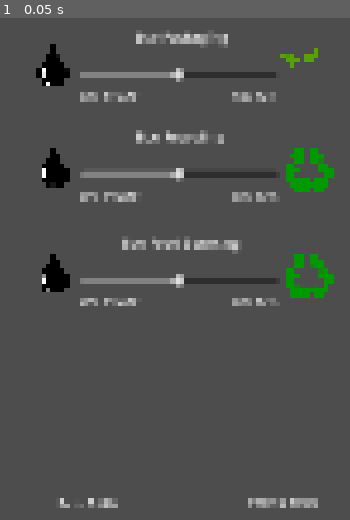
Above: before the commit, frame 1.
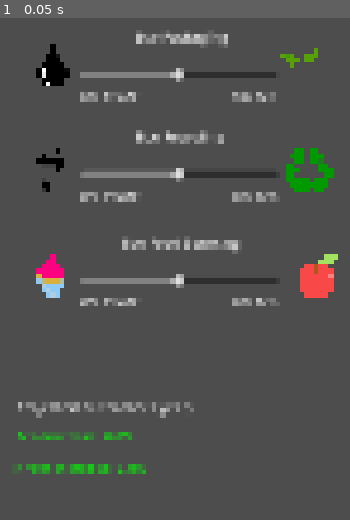
Above: after the commit, the same moment.

Repository: theresaaung/HACKATHON
Game: Godot game, scene res://main.tscn
The game is run twice, just before and just after one commit, with the same random seed, the same clock (stepped at 60 frames per second) and the same inputs.
Inputs:
- Up to frame 1 (0.05 s): no input

The runs differ from the first frame. In frame 1, 4.0% of the frame differs, in the area x 5-97%, y 25-98%.

Commit message:
Option Slider implementation

Diff:
--- /dev/null
+++ b/company-net-zero-sim/ProjectedOutcomeLabel.tscn
@@ -0,0 +1,43 @@
+[gd_scene load_steps=2 format=3 uid="uid://si0idodylfyn"]
+
+[ext_resource type="Script" uid="uid://bxbqr0vvtwldp" path="res://projected_outcome_label.gd" id="1_4qua3"]
+
+[node name="ProjectedOutcomeLabel" type="Control"]
+layout_mode = 3
+anchors_preset = 15
+anchor_right = 1.0
+anchor_bottom = 1.0
+offset_right = -1726.0
+offset_bottom = -895.0
+grow_horizontal = 2
+grow_vertical = 2
+script = ExtResource("1_4qua3")
+
+[node name="Title" type="Label" parent="."]
+layout_mode = 1
+anchors_preset = -1
+anchor_left = -0.0004583319
+anchor_top = 0.00014814801
+anchor_right = 0.109541684
+anchor_bottom = 0.021148149
+offset_left = 0.87999725
+offset_top = -0.15999985
+offset_right = 0.67996216
+offset_bottom = 0.15999985
+text = "Projected Outcome (1 year)"
+metadata/_edit_use_anchors_ = true
+
+[node name="EcoLabel" type="Label" parent="."]
+layout_mode = 0
+offset_left = 1.0
+offset_top = 35.0
+offset_right = 186.0
+offset_bottom = 114.0
+text = "Eco Increase: "
+
+[node name="ProfitLabel" type="Label" parent="."]
+layout_mode = 0
+offset_top = 73.0
+offset_right = 164.0
+offset_bottom = 152.0
+text = "Profit Increase:"
--- a/company-net-zero-sim/food_option.tscn
+++ b/company-net-zero-sim/food_option.tscn
@@ -1,8 +1,8 @@
 [gd_scene load_steps=4 format=3 uid="uid://qss1tso47pqb"]
 
 [ext_resource type="Script" path="res://slider_option.gd" id="1_gd56u"]
-[ext_resource type="Texture2D" uid="uid://lavrehuvmvug" path="res://icons/Recycling Logo.svg" id="2_osyly"]
-[ext_resource type="Texture2D" uid="uid://dnyitot5cjo8s" path="res://icons/Oil Drop Icon.svg" id="3_8wodq"]
+[ext_resource type="Texture2D" uid="uid://wt2dqkppucta" path="res://icons/Cupcake icon.svg" id="2_gd56u"]
+[ext_resource type="Texture2D" uid="uid://b5ekeu5v4upff" path="res://icons/Apple Icon.svg" id="3_osyly"]
 
 [node name="FoodOption" type="Control"]
 layout_mode = 3
@@ -50,14 +50,14 @@
 offset_bottom = 110.64
 text = "0% Profit"
 
-[node name="PlantIcon" type="Sprite2D" parent="."]
-position = Vector2(374.99997, 69)
-scale = Vector2(0.085, 0.085)
-texture = ExtResource("2_osyly")
+[node name="CupcakeIcon" type="Sprite2D" parent="."]
+position = Vector2(67, 70)
+scale = Vector2(0.225, 0.225)
+texture = ExtResource("2_gd56u")
 
-[node name="OilDropIcon" type="Sprite2D" parent="."]
-position = Vector2(78.64, 78.64)
-scale = Vector2(0.16, 0.16)
-texture = ExtResource("3_8wodq")
+[node name="AppleIcon" type="Sprite2D" parent="."]
+position = Vector2(386, 69)
+scale = Vector2(0.105, 0.105)
+texture = ExtResource("3_osyly")
 
 [connection signal="value_changed" from="Slider" to="." method="_on_slider_value_changed"]
--- a/company-net-zero-sim/main.tscn
+++ b/company-net-zero-sim/main.tscn
@@ -1,26 +1,13 @@
-[gd_scene load_steps=5 format=3 uid="uid://b6odmkpsmvied"]
+[gd_scene load_steps=6 format=3 uid="uid://b6odmkpsmvied"]
 
 [ext_resource type="Script" path="res://simulation.gd" id="1_ig7tw"]
 [ext_resource type="PackedScene" uid="uid://dmmrlmxp8takm" path="res://packaging_option.tscn" id="2_0xm2m"]
 [ext_resource type="PackedScene" uid="uid://capnrof4hall6" path="res://recycling_option.tscn" id="3_h2yge"]
 [ext_resource type="PackedScene" uid="uid://qss1tso47pqb" path="res://food_option.tscn" id="4_1bvp3"]
+[ext_resource type="PackedScene" uid="uid://si0idodylfyn" path="res://ProjectedOutcomeLabel.tscn" id="5_lquwl"]
 
 [node name="Main" type="Node2D"]
 script = ExtResource("1_ig7tw")
-
-[node name="profit" type="Label" parent="."]
-offset_left = 356.0
-offset_top = 871.0
-offset_right = 689.0
-offset_bottom = 950.0
-text = "Total Profit:"
-
-[node name="eco" type="Label" parent="."]
-offset_left = 130.0
-offset_top = 874.0
-offset_right = 463.0
-offset_bottom = 953.0
-text = "Total Eco:"
 
 [node name="PackagingOption" parent="." instance=ExtResource("2_0xm2m")]
 offset_left = 54.0
@@ -45,3 +32,9 @@
 offset_bottom = 544.0
 eco_mult = 0.3
 profit_mult = 0.3
+
+[node name="ProjectedOutcomeLabel" parent="." instance=ExtResource("5_lquwl")]
+offset_left = 78.0
+offset_top = 758.0
+offset_right = 78.0
+offset_bottom = 758.0
--- /dev/null
+++ b/company-net-zero-sim/projected_outcome_label.gd
@@ -0,0 +1,25 @@
+extends Control
+
+@onready var eco_label: Label = $EcoLabel
+@onready var profit_label: Label = $ProfitLabel
+
+
+# Called when the node enters the scene tree for the first time.
+func _ready() -> void:
+	pass # Replace with function body.
+
+
+func update_label(eco, profit):
+	if eco < 0:
+		eco_label.modulate = Color.RED
+	else:
+		eco_label.modulate = Color.GREEN
+
+	if profit < 0:
+		profit_label.modulate = Color.RED
+	else:
+		profit_label.modulate = Color.GREEN
+
+
+	eco_label.text = "Eco Increase: " + str(eco) + "%"
+	profit_label.text = "Profit Increase: " + str(profit) + "%"
--- a/company-net-zero-sim/recycling_option.tscn
+++ b/company-net-zero-sim/recycling_option.tscn
@@ -2,7 +2,7 @@
 
 [ext_resource type="Script" path="res://slider_option.gd" id="1_kbxti"]
 [ext_resource type="Texture2D" uid="uid://lavrehuvmvug" path="res://icons/Recycling Logo.svg" id="2_kbxti"]
-[ext_resource type="Texture2D" uid="uid://dnyitot5cjo8s" path="res://icons/Oil Drop Icon.svg" id="3_xidn2"]
+[ext_resource type="Texture2D" uid="uid://bpfxj0oo7dh8a" path="res://icons/Bin Icon.svg" id="3_kbxti"]
 
 [node name="RecyclingOption" type="Control"]
 layout_mode = 3
@@ -49,14 +49,14 @@
 offset_bottom = 110.64
 text = "0% Profit"
 
-[node name="PlantIcon" type="Sprite2D" parent="."]
+[node name="RecycleIcon" type="Sprite2D" parent="."]
 position = Vector2(374.99997, 69)
 scale = Vector2(0.085, 0.085)
 texture = ExtResource("2_kbxti")
 
-[node name="OilDropIcon" type="Sprite2D" parent="."]
-position = Vector2(78.64, 78.64)
+[node name="BinIcon" type="Sprite2D" parent="."]
+position = Vector2(80, 57)
 scale = Vector2(0.16, 0.16)
-texture = ExtResource("3_xidn2")
+texture = ExtResource("3_kbxti")
 
 [connection signal="value_changed" from="Slider" to="." method="_on_slider_value_changed"]
--- a/company-net-zero-sim/simulation.gd
+++ b/company-net-zero-sim/simulation.gd
@@ -1,10 +1,14 @@
 extends Node2D
 
 
-
+# Slider options
 @onready var packaging_option: Control = $PackagingOption
 @onready var recycling_option: Control = $RecyclingOption
 @onready var food_option: Control = $FoodOption
+
+@onready var projected_outcome_label: Control = $ProjectedOutcomeLabel
+
+
 
 # Slider variables
 
@@ -12,8 +16,6 @@
 var total_profit_percent: float
 
 
-@onready var profit: Label = $profit
-@onready var eco: Label = $eco
 
 
 
@@ -26,8 +28,8 @@
 # Called every frame. 'delta' is the elapsed time since the previous frame.
 func _process(delta: float) -> void:
 	calculate_total_percents()
-	eco.text = "Eco: " + str(total_eco_percent) + "%"
-	profit.text = "Profit: " + str(total_profit_percent) + "%"
+	projected_outcome_label.update_label(total_eco_percent, total_profit_percent)
+
 
 
 func calculate_total_percents():
Not shown, added: company-net-zero-sim/projected_outcome_label.gd.uid
